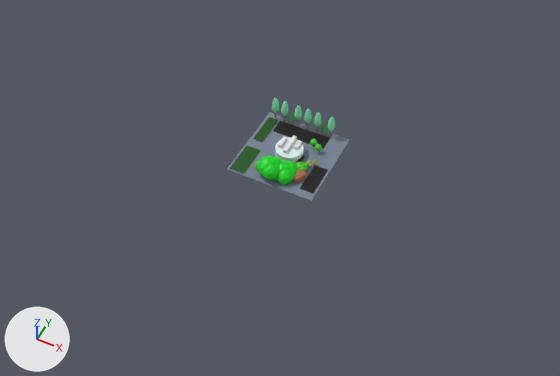
One commit to the FBX model asset/rndcenter.fbx: the scene before it, then after it.
The view is the same before and after, from a camera (50 mm lens) standing at (51.2, -106.9, 121.5) and looking at (1.2, -6.9, -3.5). The lights are fixed; the arrows at lower left show +X, +Y and +Z. Where no turn or scale is listed for an object, it has been applied to the vertices.
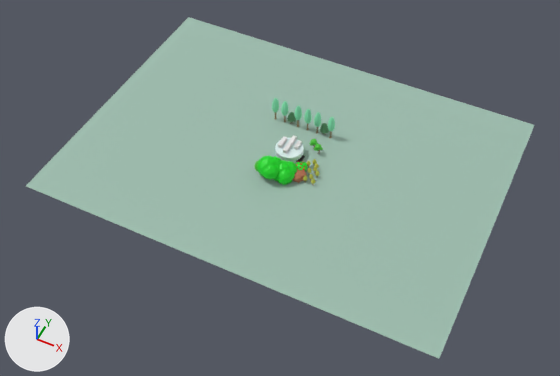
Pixel boxes [x1, y1, x2, y2] of what changed, in the pictures (560 x 376 px):
'Cube', recoloured, rescaled (blue to green, 314% wider, 281% taller)
    before: [227, 112, 349, 201]
    after: [26, 17, 534, 359]
'Cube.006', deleted
    before: [273, 121, 330, 149]
'Cube.008', deleted (green)
    before: [229, 145, 261, 174]
'Cube.005', deleted
    before: [300, 166, 328, 193]
'Cube.007', deleted
    before: [253, 117, 278, 142]

What changed in the scene script:
```text
Change mat_material:
    mat_material.base_color: (0.182, 0.222, 0.296) -> (0.338, 0.507, 0.421)  # blue #768294 -> green #9dbdae
Remove ob_cube_005:
    ob_cube_005 = bpy.data.objects.new('Cube.005', me_cube_005)
    ob_cube_005.location = (8.0, -4.4, 0.0)
Remove ob_cube_007:
    ob_cube_007 = bpy.data.objects.new('Cube.007', me_cube_007)
    ob_cube_007.location = (-8.0, 4.4, 0.3)
Remove ob_cube_006:
    ob_cube_006 = bpy.data.objects.new('Cube.006', me_cube_006)
    ob_cube_006.location = (-0.3, 6.6, 0.1)
Remove ob_cube_008:
    ob_cube_008 = bpy.data.objects.new('Cube.008', me_cube_008)
    ob_cube_008.location = (-7.8, -5.7, 0.1)
Change ob_cube:
    ob_cube.scale: (10.0, 10.0, 0.1) -> (45.5, 33.1, 0.0108)
```
